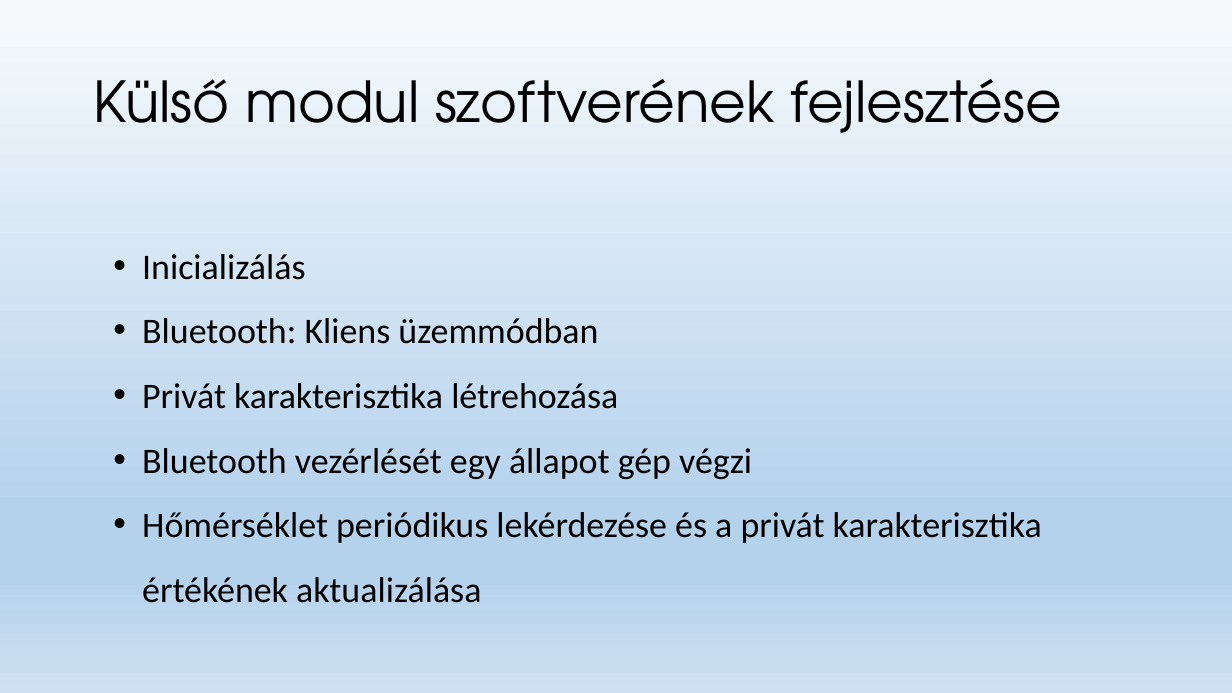
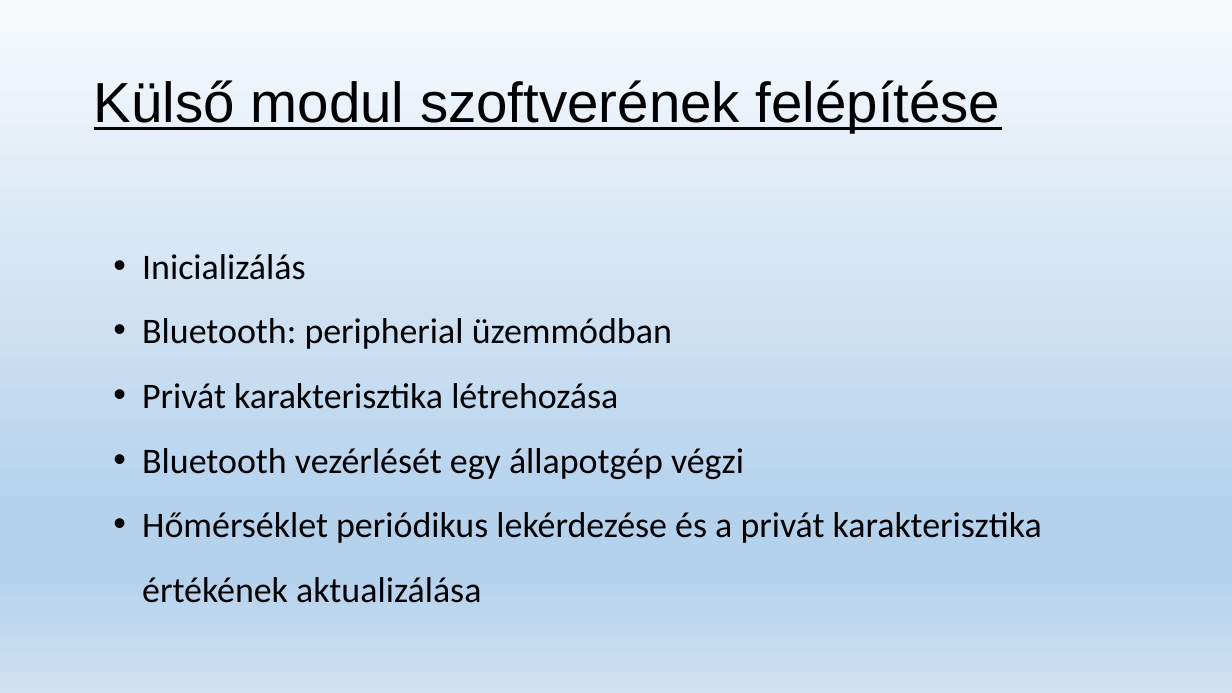
Before and after one commit to foltanyi/modularis_homero, a slide deck: slide 11 of Moduláris digitalis hőmérő fejlesztése.pptx (slide 7 before the commit). Drawn at 1232x693 pixels with LibreOffice and Linux fonts; fonts in the diff are those of the drawing. Boxes give left, top, right and bottom in pixels: in the first picture for what was removed or moved away, otherwise in the second. Text is boxed around its words. In the diff, an @@ line names an element or a change of style, - is before the commit and + after.

```diff
--- a/Moduláris digitalis hőmérő fejlesztése.pptx
+++ b/Moduláris digitalis hőmérő fejlesztése.pptx
@@ title at (x1=94, y1=80, x2=1001, y2=132): text changed; font TeX Gyre Adventor to Arial @@
-Külső modul szoftverének fejlesztése
+Külső modul szoftverének felépítése
@@ text at (x1=142, y1=318, x2=672, y2=349): text changed @@
-• Bluetooth: Kliens üzemmódban
+• Bluetooth: peripherial üzemmódban
@@ text at (x1=142, y1=448, x2=744, y2=479): spaces changed @@
-• Bluetooth vezérlését egy állapot gép végzi
+• Bluetooth vezérlését egy állapotgép végzi
```
Also in this commit, not shown: 6 other slides changed, 5 slides added, 1 slide removed.
